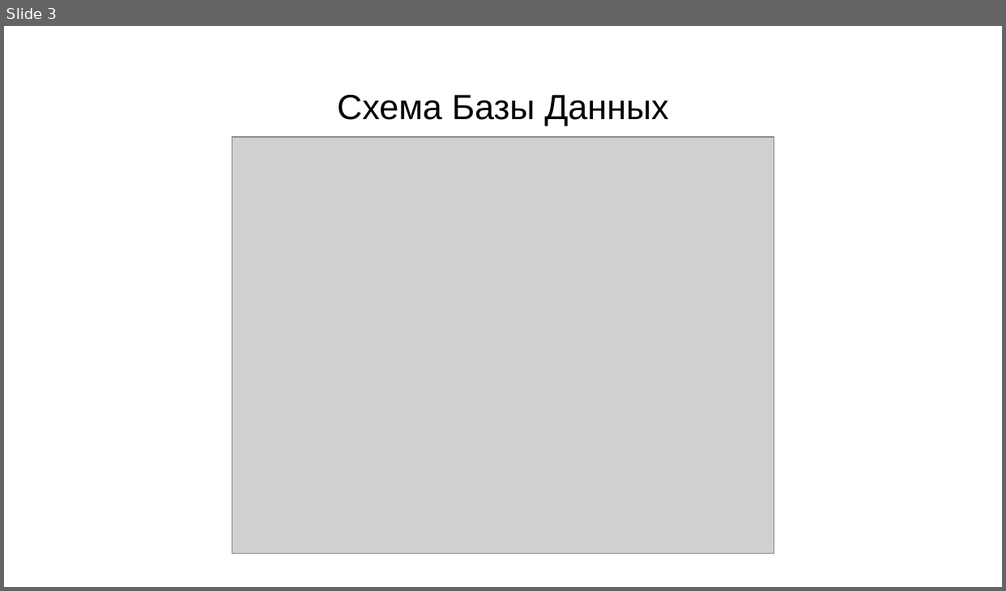
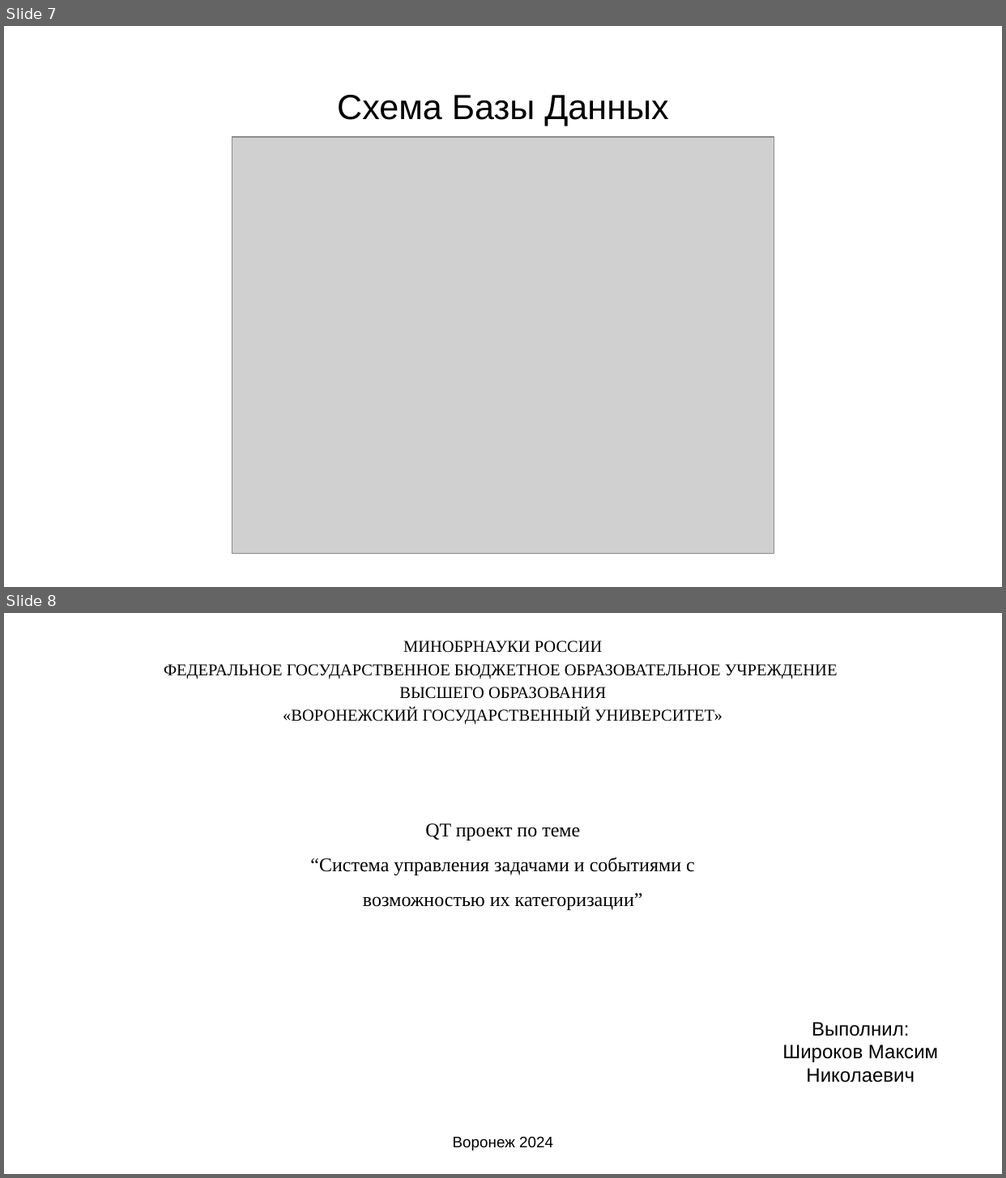
Before and after one commit to SutsuraGod/To-Do-List, a slide deck: Информация о программе/Презентация.pptx. Shown one above the other, each under a label of ours: slide 3 before the commit, slides 7 and 8 after it. The pictures are 1006x591 and 1006x1178 pixels, drawn with LibreOffice and Linux fonts; fonts in the diff are those of the drawing; grey boxes stand for pictures. Boxes give left, top, right and bottom in pixels: in the first picture for what was removed or moved away, otherwise in the second. Text is boxed around its words. In the diff, an @@ line names an element or a change of style, - is before the commit and + after.

```diff
--- a/Информация о программе/Презентация.pptx
+++ b/Информация о программе/Презентация.pptx
@@ slide 8 added at (4,613,1002,1174), background #FFFFFF @@
@@ title added at (164,641,837,725), 12 pt, text #000000 @@
+МИНОБРНАУКИ РОССИИ
+ФЕДЕРАЛЬНОЕ ГОСУДАРСТВЕННОЕ БЮДЖЕТНОЕ ОБРАЗОВАТЕЛЬНОЕ УЧРЕЖДЕНИЕ
+ВЫСШЕГО ОБРАЗОВАНИЯ
+«ВОРОНЕЖСКИЙ ГОСУДАРСТВЕННЫЙ УНИВЕРСИТЕТ»
@@ text added at (310,824,695,910), 14 pt, text #000000 @@
+QT проект по теме
+“Система управления задачами и событиями с возможностью их категоризации”
@@ subtitle added at (782,1022,938,1083), 14 pt, text #000000 @@
+Выполнил:
+Широков Максим Николаевич
@@ text added at (453,1137,553,1151), 11 pt, text #000000 @@
+Воронеж 2024
@@ what was slide 3 is now slide 7 @@
```
Also in this commit, not shown: 4 other slides added, 1 slide removed, 15 other files.
